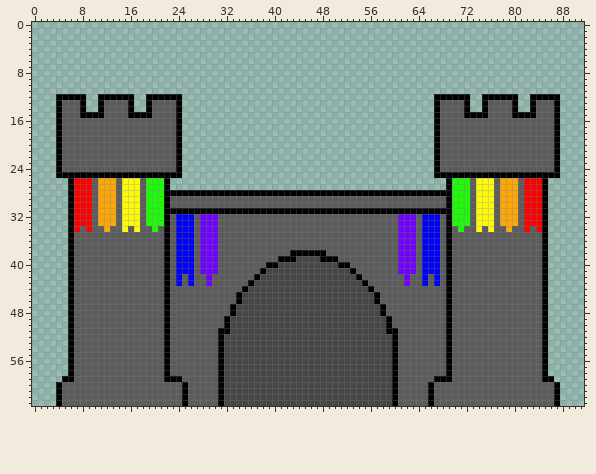
File history of a sprite sheet, seahorse/img/home.png. The picture above is the old version.
The file is 92x64 pixels.
After:
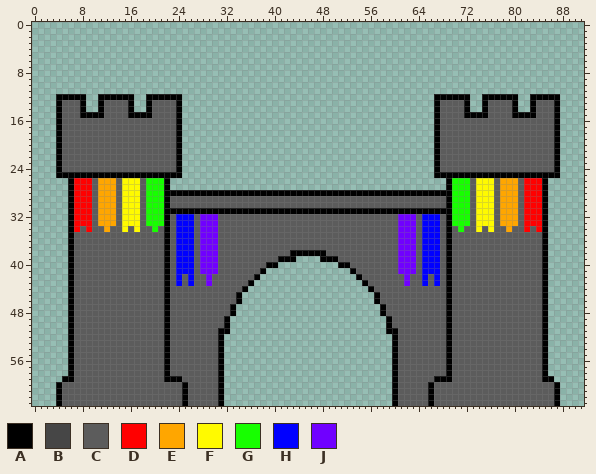
Palette (. is transparent): A #000000  B #464646  C #5c5c5c  D #ff0000  E #ffa600  F #fffa00  G #17ff00  H #0000ff  J #7000ff
Commit: Transparent doorway.
What changed:
Changed rows in their new state; - is an unchanged pixel.
first column x 32:
39 ------------....------------
40 ---------..........---------
41 -------..............-------
42 ------................------
43 -----..................-----
44 ----....................----
45 ---......................---
46 ---......................---
47 --........................--
48 --........................--
49 -..........................-
50 -..........................-
51 -..........................-
52 ............................
53 ............................
54 ............................
55 ............................
56 ............................
57 ............................
58 ............................
59 ............................
60 ............................
61 ............................
62 ............................
63 ............................
